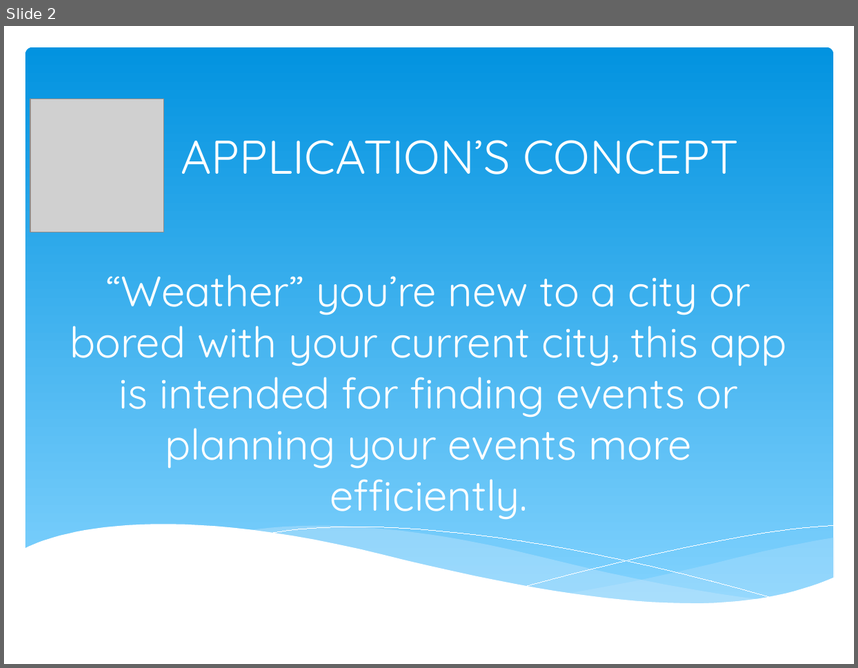
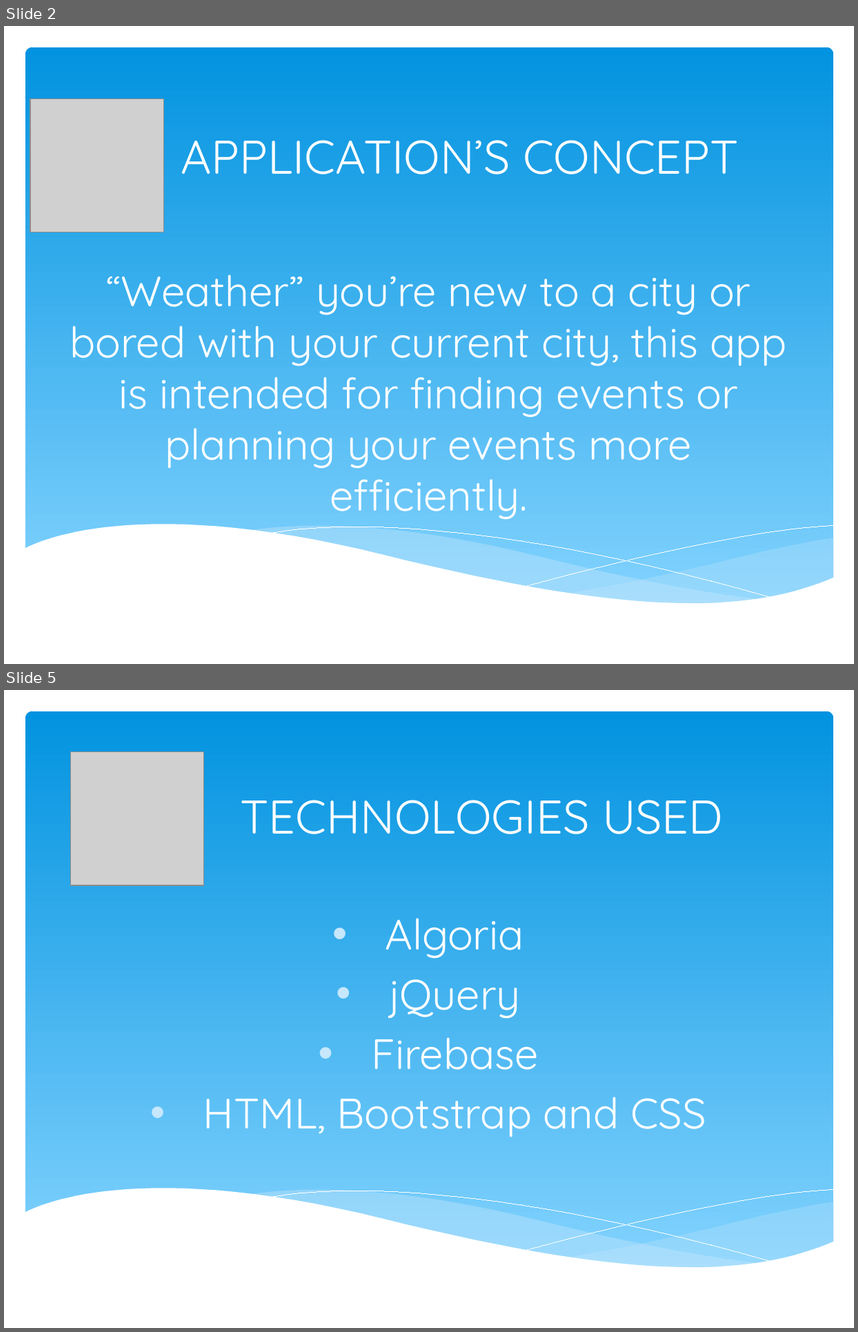
Before and after one commit to BradFabian/weatherEvent, a slide deck: presentation.pptx. Shown one above the other, each under a label of ours: slide 2 before the commit, slides 2 and 5 after it; the slides between them are not shown. The pictures are 858x668 and 858x1332 pixels, drawn with LibreOffice and Linux fonts; fonts in the diff are those of the drawing; grey boxes stand for pictures. Boxes give left, top, right and bottom in pixels: in the first picture for what was removed or moved away, otherwise in the second. Text is boxed around its words. In the diff, an @@ line names an element or a change of style, - is before the commit and + after.

```diff
--- a/presentation.pptx
+++ b/presentation.pptx
@@ slide 5 added at bbox=[4, 690, 854, 1328], background #FFFFFF; not listed: 6 template elements that a slide beside it also shows @@
@@ picture added at bbox=[70, 752, 204, 885] @@
@@ title added at bbox=[241, 800, 723, 834], 40 pt, text #FFFFFF @@
+TECHNOLOGIES USED
@@ subtitle added at bbox=[203, 918, 706, 1137], 36 pt, text #FFFFFF @@
+• Algoria
+• jQuery
+• Firebase
+• HTML, Bootstrap and CSS
```
Also in this commit, not shown: 2 slides changed, 1 other file.
